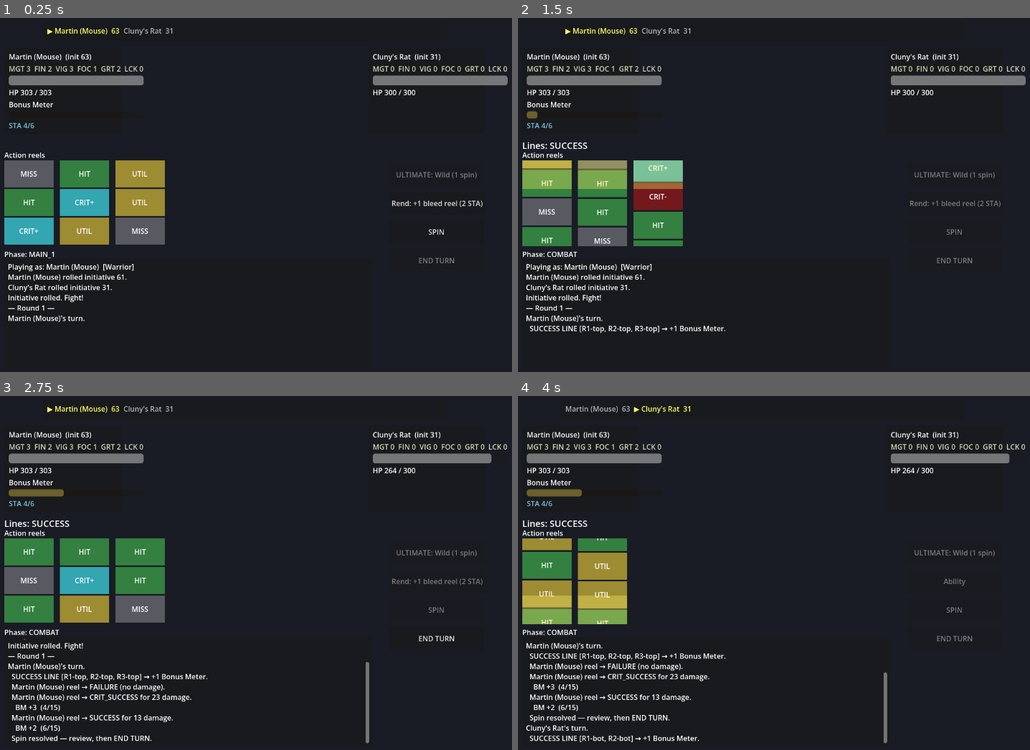
Above: before the commit, frames 1-4 (two rows, left to right).
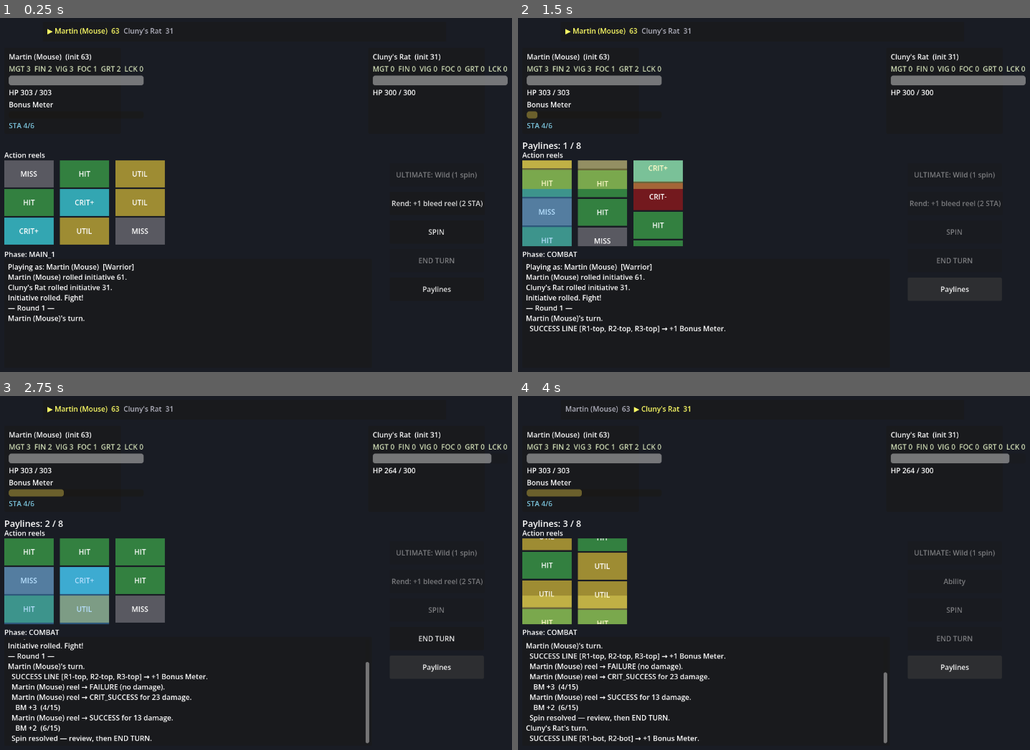
Above: after the commit, the same moments.

Repository: djkipyaboy/bunnies
Game: Godot game, scene res://combat/combat.tscn
Same seed, same stepped clock (60 frames per second), same inputs: the game is played once before the commit and once after it.
Inputs (mouse positions are in pixels of both pictures, inside the frame that each line leads up to):
- Up to frame 1 (0.25 s): no input
- Up to frame 2 (1.5 s): click "SPIN" at 0.5 s; click (953, 290) at 1.25 s, where only the run after the commit has a clickable "Paylines"
- Up to frame 3 (2.75 s): click (435, 668) at 2 s, where only the run after the commit has a clickable "Paylines"
- Up to frame 4 (4 s): click "END TURN" at 2.75 s; click (953, 668) at 3.5 s, where only the run after the commit has a clickable "Paylines"

The runs differ from the first frame. In frame 1, less than 0.1% of the frame differs, in the area x 82-89%, y 75-78%; in frame 2, 1.8%; in frame 3, 3.3%, in the area x 0-89%, y 34-78%; in frame 4, 0.2%.

Commit message:
feat(combat): Paylines toggle cycles line patterns one at a time (all classes)
Co-Authored-By: Claude Opus 4.8 <noreply@anthropic.com>

Diff:
--- a/combat/combat.gd
+++ b/combat/combat.gd
@@ -30,6 +30,8 @@
 var _end_turn_button: Button
 var _splice_button: Button
 var _ultimate_button: Button
+var _paylines_button: Button
+var _payline_cycle_index: int = -1   # which payline the toggle is currently previewing (-1 = none)
 var _payline_banner: Label
 var _strips_box: HBoxContainer
 var _strips: Array[ReelStrip] = []   # the live strips; tracked explicitly, independent of tree free-timing
@@ -210,6 +212,12 @@
 	_ultimate_button.disabled = true
 	add_child(_ultimate_button)
 
+	_paylines_button = Button.new()
+	_paylines_button.text = "Paylines"
+	_paylines_button.position = Vector2(900, 584)
+	_paylines_button.custom_minimum_size = Vector2(210, 52)
+	add_child(_paylines_button)
+
 	_build_overlay()
 
 	(_panels[_pc] as CombatantPanel).bind(_pc)
@@ -307,6 +315,7 @@
 	_end_turn_button.pressed.connect(_on_end_turn_pressed)
 	_splice_button.pressed.connect(_on_splice_pressed)
 	_ultimate_button.pressed.connect(_on_ultimate_pressed)
+	_paylines_button.pressed.connect(_on_paylines_pressed)
 
 func _start_combat() -> void:
 	_log("Playing as: %s  [%s]" % [_pc.display_name, String(_pc_class_id).capitalize()])
@@ -437,6 +446,8 @@
 	if not _awaiting_player_spin:
 		return
 	_awaiting_player_spin = false
+	_payline_cycle_index = -1
+	_clear_payline_preview()
 	if _plan != null:
 		# Capture what's staged BEFORE commit clears nothing (the flags persist, but log intent here).
 		var did_ability: bool = _plan.ability_staged
@@ -553,6 +564,33 @@
 		strip.configure(reel)
 		_strips.append(strip)
 	_highlight_wild_strips()
+
+## Cycles the current PC's payline patterns one at a time over the reels (legibility: one line, not all).
+## Each press advances to the next line; after the last it clears. Uses the player's profile line set.
+func _on_paylines_pressed() -> void:
+	var pc: Combatant = _pc
+	if pc == null or pc.weapon == null:
+		return
+	var width: int = pc.weapon.reels.size()
+	var lines: Array = PaylineLibrary.lines_for_profile(pc.payline_profile_id, width)
+	_clear_payline_preview()
+	if lines.is_empty():
+		return
+	_payline_cycle_index += 1
+	if _payline_cycle_index >= lines.size():
+		_payline_cycle_index = -1
+		_payline_banner.text = ""
+		return
+	var line: Array = lines[_payline_cycle_index]
+	for cell: Vector2i in line:
+		if cell.x >= 0 and cell.x < _strips.size():
+			_strips[cell.x].highlight_path_cell(cell.y)
+	_payline_banner.text = "Paylines: %d / %d" % [_payline_cycle_index + 1, lines.size()]
+
+## Clears any payline-preview highlight on all strips.
+func _clear_payline_preview() -> void:
+	for s in _strips:
+		(s as ReelStrip).clear_path_highlight()
 
 func _do_spin() -> void:
 	if _phase_manager.current_phase != PhaseManager.Phase.COMBAT:
--- a/combat/ui/reel_strip.gd
+++ b/combat/ui/reel_strip.gd
@@ -131,3 +131,20 @@
 	var tw := create_tween()
 	tw.tween_interval(1.2)
 	tw.tween_callback(marker.queue_free)
+
+## Persistent payline-preview highlight on one window cell (row 0=top,1=center,2=bottom). Unlike
+## flash_cell (which fades), this stays until cleared — used by the Paylines toggle to draw one line.
+func highlight_path_cell(row: int) -> void:
+	clear_path_highlight()
+	var marker := ColorRect.new()
+	marker.name = "PathHL"
+	marker.color = Color(0.3, 0.7, 1.0, 0.40)
+	marker.size = Vector2(110, CELL_HEIGHT)
+	marker.position = Vector2(0, CELL_HEIGHT * float(row))
+	marker.mouse_filter = Control.MOUSE_FILTER_IGNORE
+	add_child(marker)
+
+func clear_path_highlight() -> void:
+	var hl: Node = get_node_or_null("PathHL")
+	if hl != null:
+		hl.queue_free()
